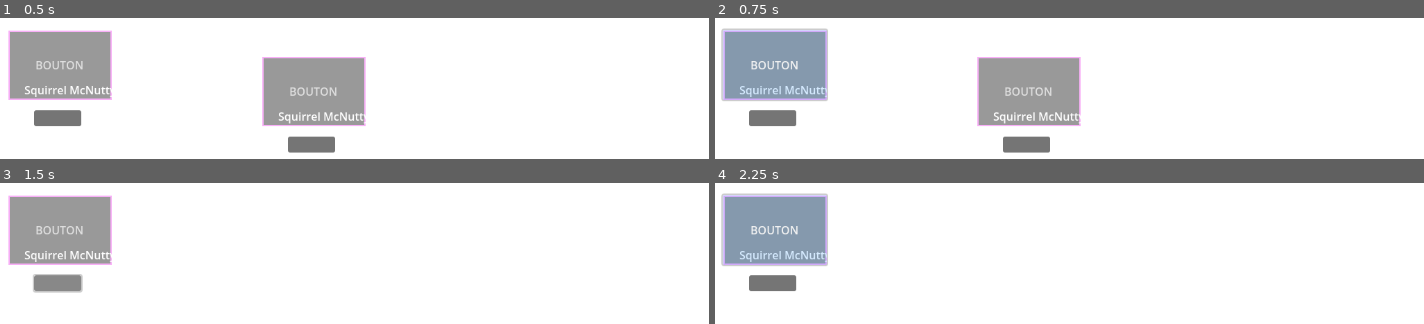
Above: before the commit, frames 1-4 (two rows, left to right).
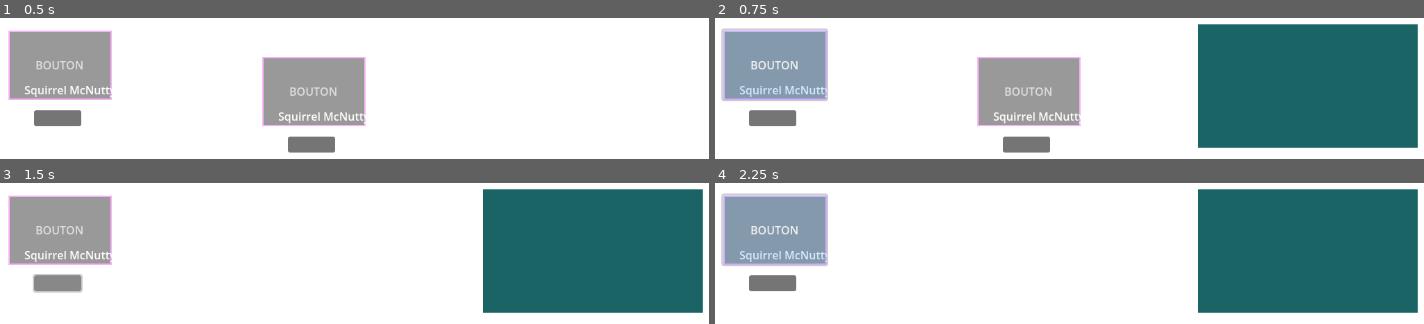
Above: after the commit, the same moments.

Repository: Pyropingouin/GameJam2025
Game: Godot game, scene res://Scenes/genealogy_tree.tscn
The game is run twice, just before and just after one commit, with the same random seed, the same clock (stepped at 60 frames per second) and the same inputs.
Inputs (mouse positions are in pixels of both pictures, inside the frame that each line leads up to):
- Up to frame 1 (0.5 s): no input
- Up to frame 2 (0.75 s): click "BOUTON" at 0.5 s
- Up to frame 3 (1.5 s): click (56, 283) at 1.27 s
- Up to frame 4 (2.25 s): click "BOUTON" at 2 s

Frame 1 is identical in both runs. In frame 2, 27% of the frame differs, in the area x 68-100%, y 4-93%; in frame 3, 27%; in frame 4, 27%.

Commit message:
arbre wip

Diff:
--- a/gamejam2025/Scenes/genealogy_tree.tscn
+++ b/gamejam2025/Scenes/genealogy_tree.tscn
@@ -1,12 +1,16 @@
-[gd_scene load_steps=2 format=3 uid="uid://br13jqyfb661s"]
+[gd_scene load_steps=3 format=3 uid="uid://br13jqyfb661s"]
 
 [ext_resource type="PackedScene" uid="uid://c3gfhhqrstnjr" path="res://Scenes/squirrel_node.tscn" id="1_c4lpk"]
+[ext_resource type="Script" path="res://Scripts/genealogy_tree.gd" id="1_d7iie"]
 
 [node name="GenealogyTree" type="Node2D"]
+script = ExtResource("1_d7iie")
 
 [node name="background" type="ColorRect" parent="."]
-offset_right = 1922.0
-offset_bottom = 1712.0
+offset_left = -1.0
+offset_top = -5.0
+offset_right = 1921.0
+offset_bottom = 1707.0
 
 [node name="tree_container" type="Node2D" parent="."]
 
@@ -22,3 +26,18 @@
 offset_top = 137.0
 offset_right = 556.0
 offset_bottom = 237.0
+
+[node name="info_panel" type="ColorRect" parent="."]
+visible = false
+offset_left = 725.0
+offset_top = 90.0
+offset_right = 1042.0
+offset_bottom = 268.0
+color = Color(0.10342, 0.392735, 0.399587, 1)
+
+[node name="name_label" type="Label" parent="info_panel"]
+layout_mode = 0
+offset_left = 29.0
+offset_top = 5.0
+offset_right = 121.0
+offset_bottom = 97.0
--- a/gamejam2025/Scripts/genealogy_tree.gd
+++ b/gamejam2025/Scripts/genealogy_tree.gd
@@ -0,0 +1,20 @@
+extends Node
+
+
+@onready var info_panel = $info_panel
+
+
+
+
+
+func _ready():
+	for sn in $tree_container.get_children():
+		print("Test node:", sn.name)
+		if sn is SquirrelNode:
+			print("→ C'est un SquirrelNode, connexion du signal")
+			sn.show_info_requested.connect(_on_squirrel_info_requested)
+
+
+func _on_squirrel_info_requested(sn: SquirrelNode):
+	print("yup")
+	info_panel.visible = true
--- a/gamejam2025/Scripts/squirrel_node.gd
+++ b/gamejam2025/Scripts/squirrel_node.gd
@@ -1,3 +1,4 @@
+class_name SquirrelNode
 extends Panel
 
 @export var squirrel_name: String = "Squirrel McNutty"
@@ -11,6 +12,9 @@
 @onready var button = $Button
 @onready var button2 = $Button2
 
+
+signal show_info_requested(squirrel: SquirrelNode)
+
 func _ready():
 	name_label.text = squirrel_name
 	avatar.texture = squirrel_avatar
@@ -19,6 +23,9 @@
 
 func _on_button_pressed():
 	print("Squirrel sélectionné :", squirrel_name)
+	print(self)
+	emit_signal("show_info_requested", self)
+
 
 func _on_button2_pressed():
 	print("Bouton 2 cliqué — on cache les descendants de", squirrel_name)
